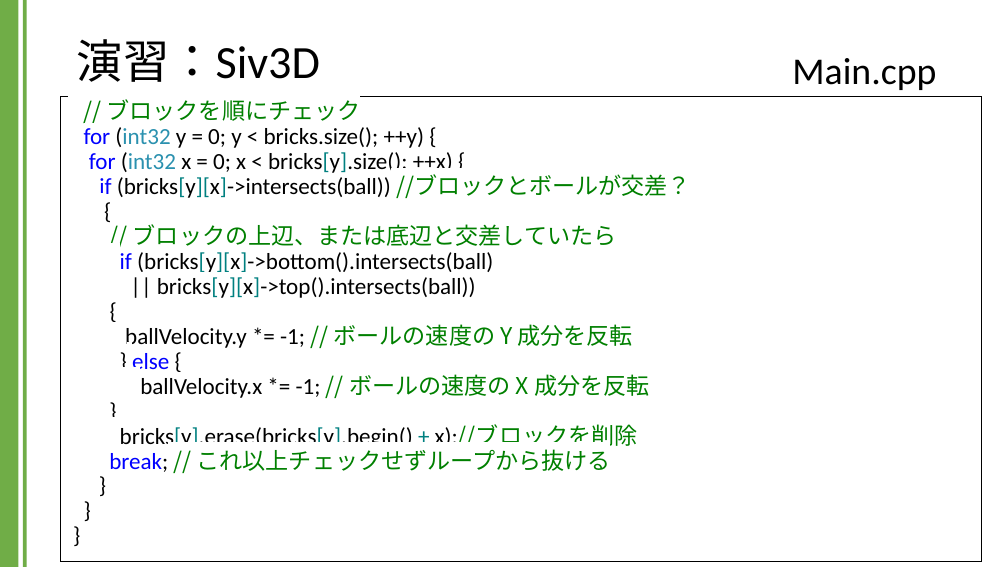
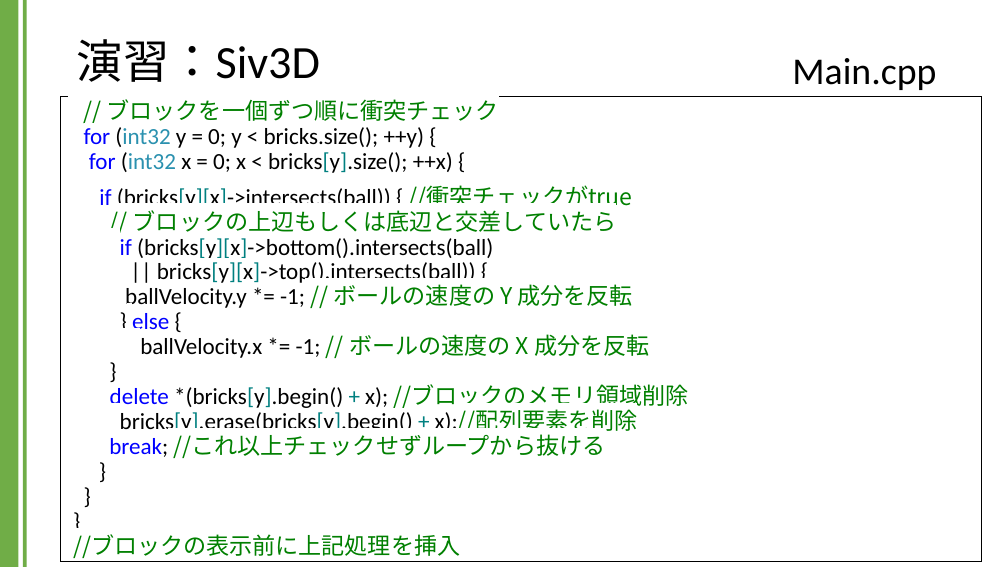
Before and after one commit to kic-murata/cpp2024, a slide deck: slide 46 of 授業資料/演習課題：Siv3D.pptx (slide 41 before the commit). Drawn at 1008x567 pixels with LibreOffice and Linux fonts; fonts in the diff are those of the drawing; background and template pictures are left out. Boxes give left, top, right and bottom in pixels: in the first picture for what was removed or moved away, otherwise in the second. Text is boxed around its words. In the diff, an @@ line names an element or a change of style, - is before the commit and + after.

```diff
--- a/授業資料/演習課題：Siv3D.pptx
+++ b/授業資料/演習課題：Siv3D.pptx
@@ text in rectangle at (x1=73, y1=99, x2=689, y2=558): text changed @@
-// ブロックを順にチェック
-for (int32 y = 0; y < bricks.size(); ++y) {
-for (int32 x = 0; x < bricks[y].size(); ++x) {
-if (bricks[y][x]->intersects(ball)) //ブロックとボールが交差？
-{
-// ブロックの上辺、または底辺と交差していたら
-if (bricks[y][x]->bottom().intersects(ball)
-|| bricks[y][x]->top().intersects(ball))
-{
-ballVelocity.y *= -1; // ボールの速度の Y 成分を反転
-} else {
-ballVelocity.x *= -1; // ボールの速度の X 成分を反転
-}
-bricks[y].erase(bricks[y].begin() + x);//ブロックを削除
-break; // これ以上チェックせずループから抜ける
-}
-}
-}
+// ブロックを一個ずつ順に衝突チェック
+for (int32 y = 0; y < bricks.size(); ++y) {
+for (int32 x = 0; x < bricks[y].size(); ++x) {
+if (bricks[y][x]->intersects(ball)) { //衝突チェックがtrue
+// ブロックの上辺もしくは底辺と交差していたら
+if (bricks[y][x]->bottom().intersects(ball)
+|| bricks[y][x]->top().intersects(ball)) {
+ballVelocity.y *= -1; // ボールの速度の Y 成分を反転
+} else {
+ballVelocity.x *= -1; // ボールの速度の X 成分を反転
+}
+delete *(bricks[y].begin() + x); //ブロックのメモリ領域削除
+bricks[y].erase(bricks[y].begin() + x);//配列要素を削除
+break; //これ以上チェックせずループから抜ける
+}
+}
+}
+//ブロックの表示前に上記処理を挿入
```
Also in this commit, not shown: 6 other slides changed, 5 slides added.
